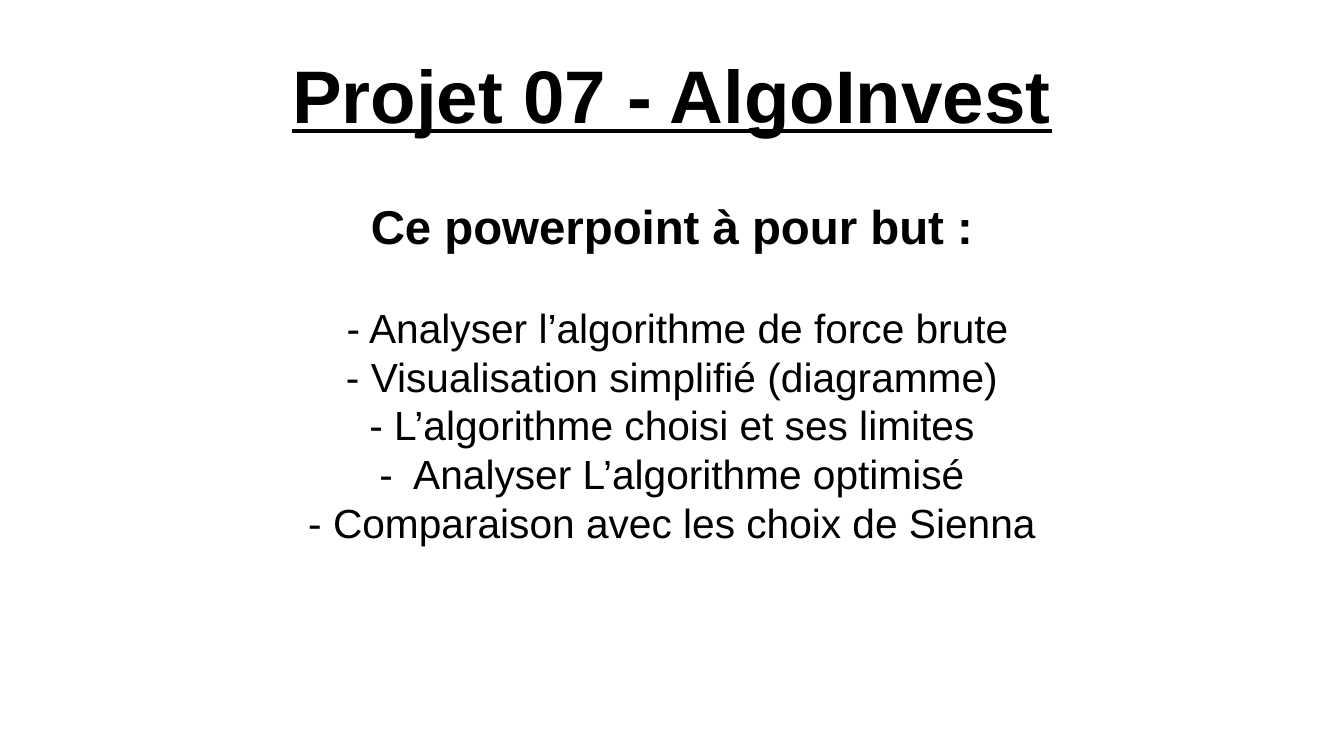
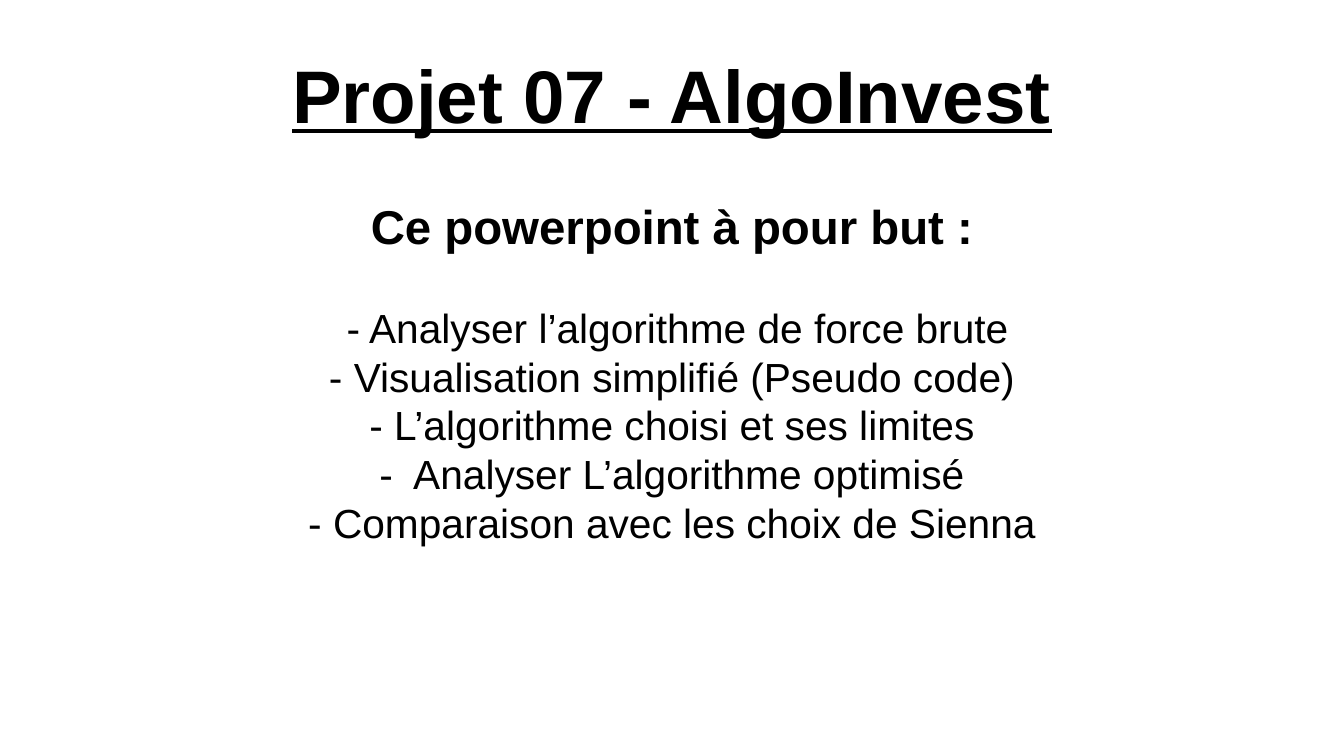
Before and after one commit to maximesoydas/maxshares, a slide deck: slide 1 of presentation.odp. Drawn at 1344x756 pixels with LibreOffice and Linux fonts; fonts in the diff are those of the drawing. Boxes give left, top, right and bottom in pixels: in the first picture for what was removed or moved away, otherwise in the second. Text is boxed around its words. In the diff, an @@ line names an element or a change of style, - is before the commit and + after.

```diff
--- a/presentation.odp
+++ b/presentation.odp
@@ subtitle at [354,362,1015,399]: text changed @@
-- Visualisation simplifié (diagramme)
+- Visualisation simplifié (Pseudo code)
```
Also in this commit, not shown: 1 other slide changed, 7 slides added, 4 slides removed, 5 other files.
